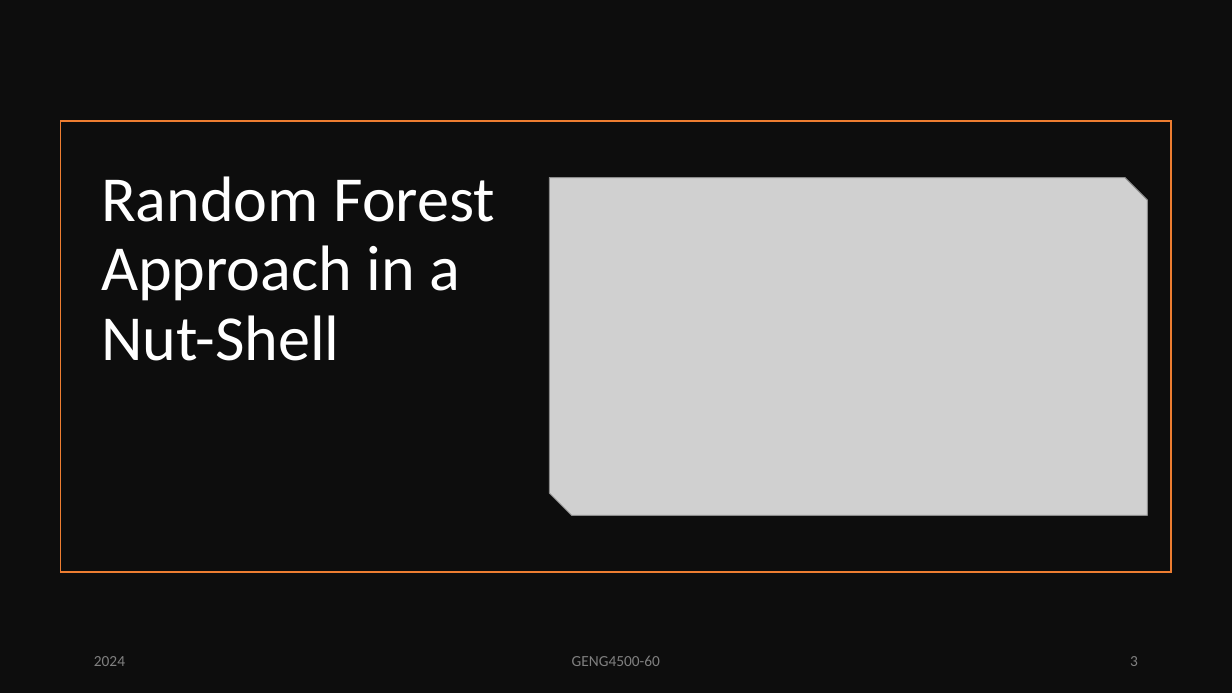
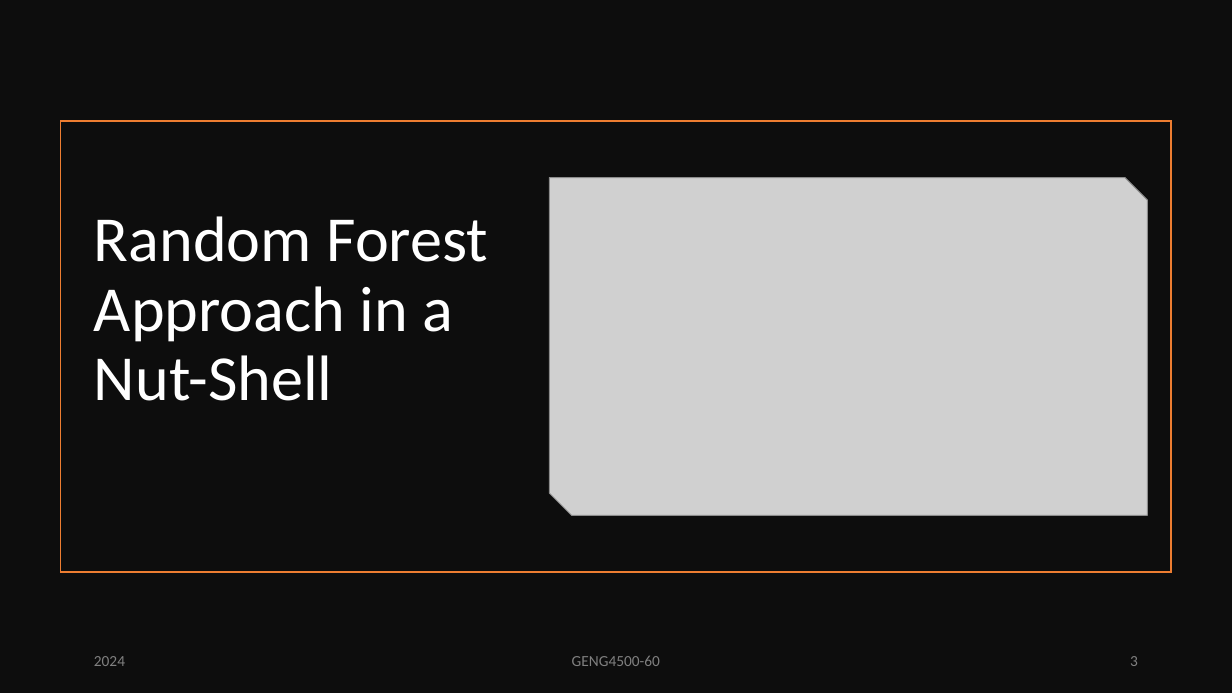
Before and after one commit to PMcTwist/Machine_Learn_Project, a slide deck: slide 3 of Presentation/ALI_Raymond_MAYNARD_Patrick_GENG4500_Final_presentation_2024.pptx. Drawn at 1232x693 pixels with LibreOffice and Linux fonts; fonts in the diff are those of the drawing; grey boxes stand for pictures. Boxes give left, top, right and bottom in pixels: in the first picture for what was removed or moved away, otherwise in the second. Text is boxed around its words. In the diff, an @@ line names an element or a change of style, - is before the commit and + after.

```diff
--- a/Presentation/ALI_Raymond_MAYNARD_Patrick_GENG4500_Final_presentation_2024.pptx
+++ b/Presentation/ALI_Raymond_MAYNARD_Patrick_GENG4500_Final_presentation_2024.pptx
@@ title "Random Forest Approach in a ...": place and size @@
-title "Random Forest Approach in a ..." at [101,176,496,361]
+title "Random Forest Approach in a ..." at [94,216,488,401]
```
Also in this commit, not shown: 8 other slides changed.
